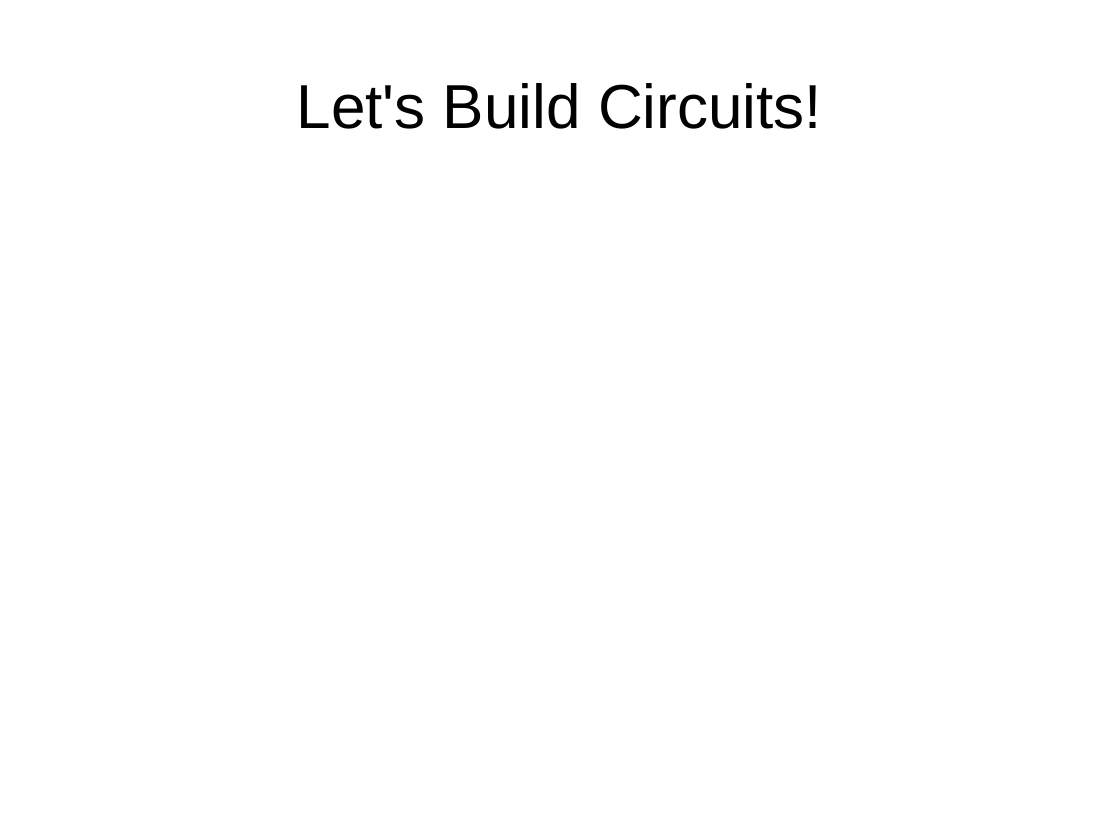
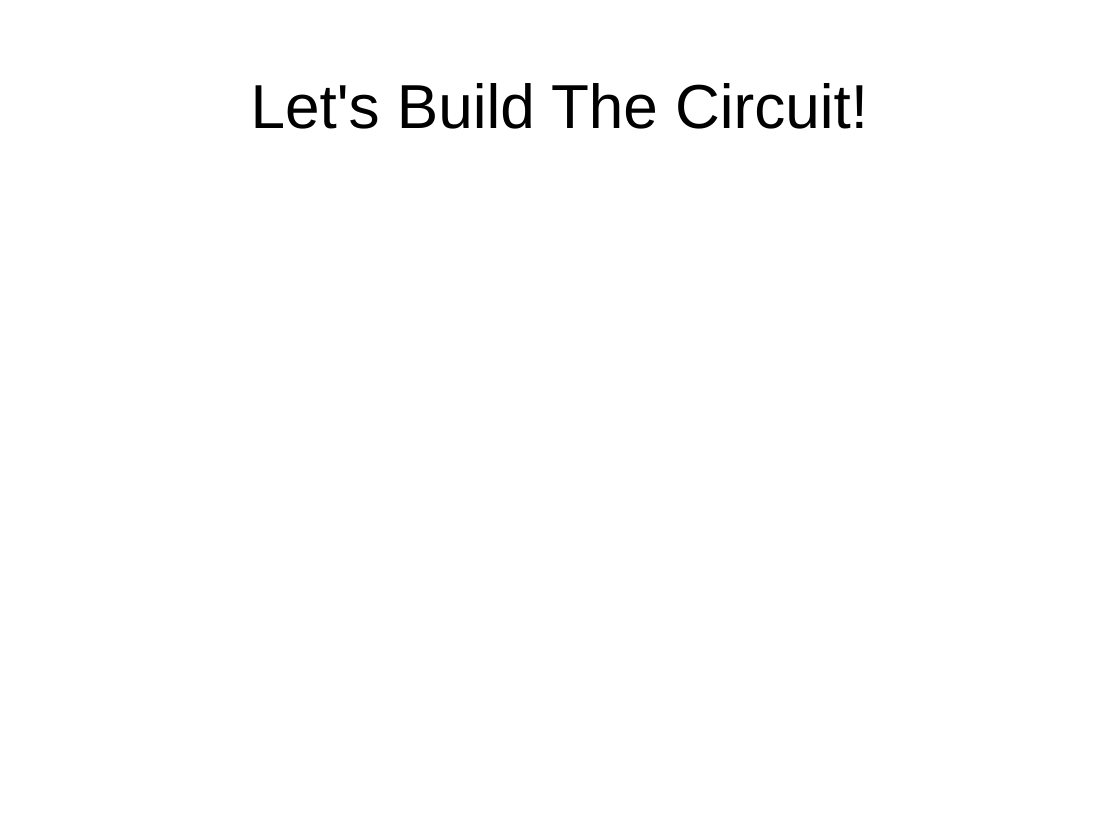
Before and after one commit to swarren/presentations, a slide deck: slide 18 of lcs-multivibrators/lcs-multivibrators.odp (slide 30 before the commit). Drawn at 1120x840 pixels with LibreOffice and Linux fonts; fonts in the diff are those of the drawing; background and template pictures are left out. Boxes give left, top, right and bottom in pixels: in the first picture for what was removed or moved away, otherwise in the second. Text is boxed around its words. In the diff, an @@ line names an element or a change of style, - is before the commit and + after.

```diff
--- a/lcs-multivibrators/lcs-multivibrators.odp
+++ b/lcs-multivibrators/lcs-multivibrators.odp
@@ title at [251,83,868,129]: text changed @@
-Let's Build Circuits!
+Let's Build The Circuit!
```
Also in this commit, not shown: 1 other slide changed, 1 other file.
